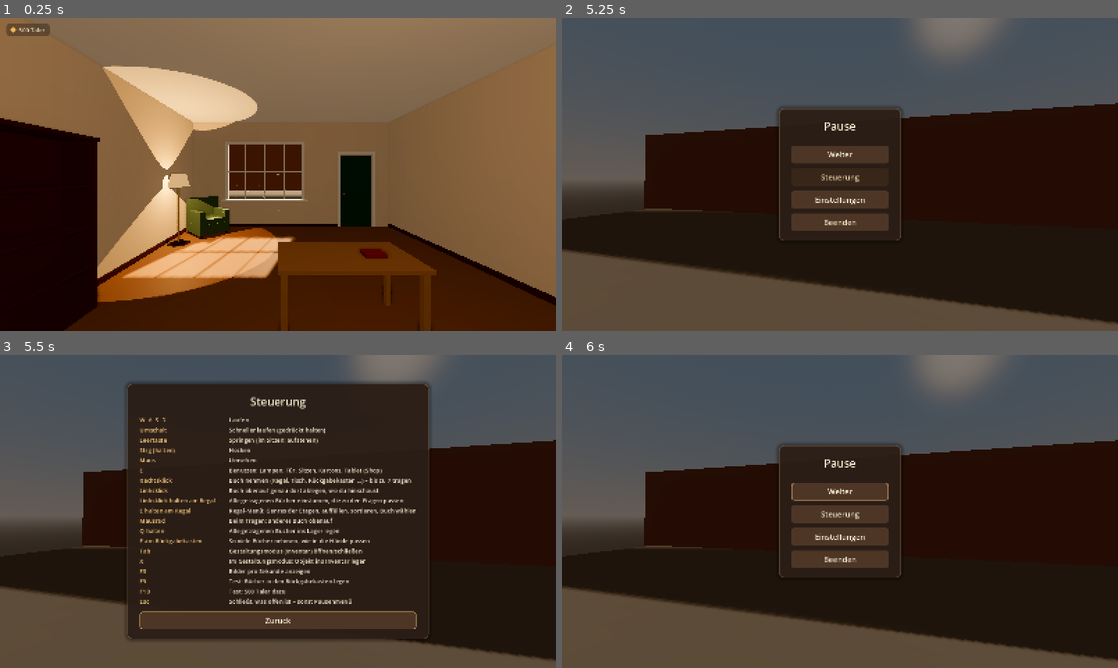
Above: before the commit, frames 1-4 (two rows, left to right).
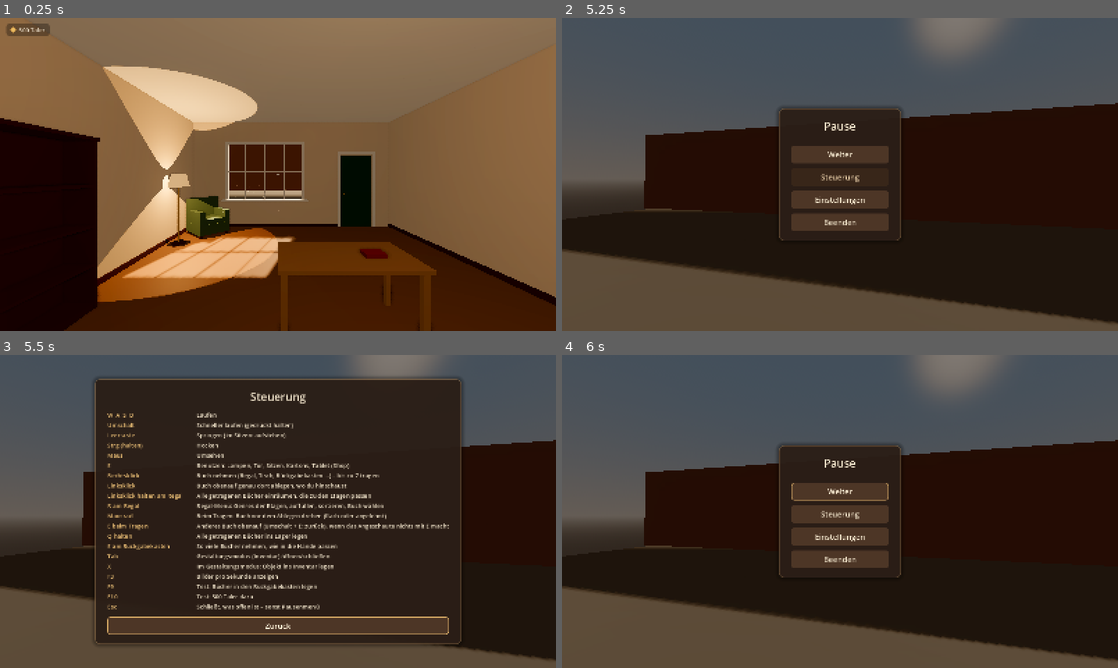
Above: after the commit, the same moments.

Repository: muschel99/Buecherei-Game
Game: Godot game, scene res://scenes/main.tscn
Same seed, same stepped clock (60 frames per second), same inputs: the game is played once before the commit and once after it.
Inputs (mouse positions are in pixels of both pictures, inside the frame that each line leads up to):
- Up to frame 1 (0.25 s): no input
- Up to frame 2 (5.25 s): tap Enter at 0.5 s; move the mouse to (867, 174) at 0.52 s; hold Mouse wheel up (book_rotate) 0.53-1.28 s; hold W (move_forward) 0.53-5.03 s; tap Space (jump) at 0.77, 1.52, 3.02, 3.77, 4.52 s; tap E (interact) at 0.8, 1.35, 2.3, 3.8 s; move the mouse to (812, 174) at 1.27 s; tap Mouse wheel up (book_rotate) at 1.55, 2.85, 4.55 s; move the mouse to (851, 168) at 2.02 s; press the mouse at (851, 168) at 2.03 s; move the mouse to (834, 180) at 2.77 s; release the mouse at (834, 180) at 2.78 s; move the mouse to (878, 177) at 3.52 s; hold Mouse wheel down (book_rotate_back) 3.53-4.28 s; tap R (open_menu) at 4.15 s; move the mouse to (795, 171) at 4.27 s; right-click (795, 171) at 4.35 s; tap Escape (pause) at 4.9 s; move the mouse to (867, 174) at 5.02 s; hold S (move_back) from 5.03 s (still down); hold X (build_delete) from 5.03 s (still down); click (867, 174) at 5.17 s
- Up to frame 3 (5.5 s): keep holding S (move_back); keep holding X (build_delete); tap E (interact) at 5.3 s
- Up to frame 4 (6 s): release S (move_back) at 5.75 s; release X (build_delete) at 5.75 s; click "Zurück" at 5.75 s

Frames 1-2 are identical in both runs. In frame 3, 18% of the frame differs, in the area x 17-84%, y 7-93%; in frame 4, nothing differs.

Commit message:
Etappe 3e, Teil 5: Hinweise und Tastenhilfe
- Tragehinweise am unteren Rand: Ablegen, Einräumen (am Regal),
  Mausrad „Drehen“ (nur wo das Drehen wirkt), E „Blättern“ (bei mehreren
  Büchern und wenn E nichts anderes tut), Q „Lager“
- Neues Symbol: kleine Maus mit hellem Mausrad
- Am Regal unter der Bildmitte: R „Menü“ (ohne Ring)
- Tastenhilfe im Pausenmenü: R am Regal, Mausrad dreht, E blättert
  (Umschalt + E zurück)

Co-Authored-By: Claude Opus 5.5 <noreply@anthropic.com>
Claude-Session: https://claude.ai/code/session_019h7HXfFS3pVv47U8YJjpyf

Diff:
--- a/scenes/ui/pause_menu.tscn
+++ b/scenes/ui/pause_menu.tscn
@@ -139,7 +139,7 @@
 
 [node name="KeyShelf" type="Label" parent="ControlsPanel/VBox/KeyGrid"]
 theme_override_colors/font_color = Color(0.96, 0.78, 0.48, 1)
-text = "E halten am Regal"
+text = "R am Regal"
 
 [node name="ActionShelf" type="Label" parent="ControlsPanel/VBox/KeyGrid"]
 text = "Regal-Menü: Genres der Etagen, auffüllen, sortieren, Buch wählen"
@@ -149,7 +149,14 @@
 text = "Mausrad"
 
 [node name="ActionWheel" type="Label" parent="ControlsPanel/VBox/KeyGrid"]
-text = "Beim Tragen: anderes Buch obenauf"
+text = "Beim Tragen: Buch vor dem Ablegen drehen (flach oder angelehnt)"
+
+[node name="KeyCycle" type="Label" parent="ControlsPanel/VBox/KeyGrid"]
+theme_override_colors/font_color = Color(0.96, 0.78, 0.48, 1)
+text = "E beim Tragen"
+
+[node name="ActionCycle" type="Label" parent="ControlsPanel/VBox/KeyGrid"]
+text = "Anderes Buch obenauf (Umschalt + E: zurück), wenn das Angeschaute nichts mit E macht"
 
 [node name="KeyStore" type="Label" parent="ControlsPanel/VBox/KeyGrid"]
 theme_override_colors/font_color = Color(0.96, 0.78, 0.48, 1)
--- a/scripts/objects/loose_books.gd
+++ b/scripts/objects/loose_books.gd
@@ -251,6 +251,11 @@
 	place(book, plan.transform, plan.support_uid, plan.pose)
 	turn_degrees = 0.0  # das nächste Buch beginnt wieder gerade
 	return true
+
+
+## Wirkt das Mausrad gerade (Vorschau flach oder angelehnt)? Für den Hinweis "Drehen".
+func can_turn() -> bool:
+	return not _plan.is_empty() and _plan.pose in [LooseBook.Pose.FLAT, LooseBook.Pose.OPEN, LooseBook.Pose.LEANING]
 
 
 ## Mausrad: das Buch obenauf vor dem Ablegen drehen (direction +1 / -1). Nur, wenn die
--- a/scripts/ui/hud.gd
+++ b/scripts/ui/hud.gd
@@ -5,8 +5,8 @@
 ## mitgeteilt, welches interaktive Objekt gerade anvisiert wird. Statt Sätzen erscheinen
 ## darunter nur kleine Tastensymbole mit höchstens einem Wort (KeyHints), z. B. [E] Öffnen.
 ## Halte-Aktionen (E halten, Q halten, Linksklick halten) zeigen einen Ring um ihr Symbol.
-## Trage ich Bücher, stehen die Tragehinweise (Ablegen, Einräumen, Lager) klein unten neben
-## dem Bücherstapel (CarryIndicator) – nicht mitten im Bild.
+## Trage ich Bücher, stehen die Tragehinweise (Ablegen, Einräumen, Drehen, Blättern, Lager)
+## klein unten neben dem Bücherstapel (CarryIndicator) – nicht mitten im Bild.
 
 const FADE_TIME := 0.15
 const CROSSHAIR_IDLE_ALPHA := 0.45
@@ -27,6 +27,7 @@
 var _key_hints: KeyHints
 var _seated := false
 var _carry_indicator: CarryIndicator
+var _world_placer: LooseBooks
 var _tween: Tween
 var _money_tween: Tween
 
@@ -81,15 +82,28 @@
 	return hints
 
 
-## Tragehinweise unten neben dem Bücherstapel (nur, wenn ich Bücher trage).
+## Tragehinweise unten neben dem Bücherstapel (nur, wenn ich Bücher trage). Drehen nur, wo
+## das Mausrad wirkt (frei ablegen), Blättern nur bei mehreren Büchern und wenn E nicht
+## gerade etwas anderes tut.
 func _carry_hints() -> Array:
 	if BookStock.carried.is_empty() or _seated:
 		return []
 	var hints := [{"input": "place", "word": "Ablegen"}]
 	if is_instance_valid(_target) and _target.supports_place_all:
 		hints.append({"input": "place_all", "word": "Einräumen"})
+	var placer := _get_world_placer()
+	if placer and placer.can_turn():
+		hints.append({"input": "rotate", "word": "Drehen"})
+	if BookStock.carried.size() > 1 and not (is_instance_valid(_target) and _target.reacts_to_interact()):
+		hints.append({"input": "cycle", "word": "Blättern"})
 	hints.append({"input": "store_hold", "word": "Lager"})
 	return hints
+
+
+func _get_world_placer() -> LooseBooks:
+	if not is_instance_valid(_world_placer):
+		_world_placer = get_tree().get_first_node_in_group(Player.WORLD_PLACER_GROUP) as LooseBooks
+	return _world_placer
 
 
 func _get_carry_indicator() -> CarryIndicator:
--- a/scripts/ui/key_hint_icon.gd
+++ b/scripts/ui/key_hint_icon.gd
@@ -2,10 +2,10 @@
 extends Control
 ## Ein kleines, weiches Tastensymbol für die Hinweise unter der Bildmitte:
 ## eine abgerundete Taste mit Buchstaben (z. B. "E", "Q") oder eine Maus, bei der die linke
-## bzw. rechte Taste hell ist. Halte-Aktionen haben einen feinen Ring, der sich beim
+## bzw. rechte Taste oder das Mausrad hell ist. Halte-Aktionen haben einen feinen Ring, der sich beim
 ## Gedrückthalten füllt (progress).
 
-enum Kind { KEY, MOUSE_LEFT, MOUSE_RIGHT }
+enum Kind { KEY, MOUSE_LEFT, MOUSE_RIGHT, MOUSE_WHEEL }
 
 const ICON_SIZE := 38.0
 const FILL_COLOR := Color(0.12, 0.09, 0.07, 0.42)
@@ -53,6 +53,8 @@
 			var baseline := center.y + (ascent - descent) / 2.0
 			draw_string(font, Vector2(rect.position.x, baseline), key_text, HORIZONTAL_ALIGNMENT_CENTER,
 				rect.size.x, font_size, LINE_COLOR)
+		Kind.MOUSE_WHEEL:
+			_draw_mouse_wheel(center)
 		_:
 			_draw_mouse(center, kind == Kind.MOUSE_LEFT)
 	if is_hold:
@@ -89,3 +91,19 @@
 	draw_colored_polygon(points, BUTTON_COLOR)
 	draw_line(Vector2(body.position.x + 1.0, split_y), Vector2(body.end.x - 1.0, split_y), LINE_COLOR, 1.5, true)
 	draw_line(Vector2(center.x, body.position.y + 1.0), Vector2(center.x, split_y), LINE_COLOR, 1.5, true)
+
+
+## Eine kleine Maus, bei der das Mausrad hell ist (z. B. "Drehen").
+func _draw_mouse_wheel(center: Vector2) -> void:
+	var body := Rect2(center - Vector2(9.0, 12.5), Vector2(18.0, 25.0))
+	var split_y := body.position.y + 10.0
+	_box.set_corner_radius_all(8)
+	draw_style_box(_box, body)
+	draw_line(Vector2(body.position.x + 1.0, split_y), Vector2(body.end.x - 1.0, split_y), LINE_COLOR, 1.5, true)
+	# Das Rad: ein kleiner, heller Steg zwischen den beiden Tasten
+	var wheel := Rect2(Vector2(center.x - 2.5, body.position.y + 3.0), Vector2(5.0, 10.5))
+	var wheel_box := StyleBoxFlat.new()
+	wheel_box.bg_color = BUTTON_COLOR
+	wheel_box.set_corner_radius_all(3)
+	wheel_box.anti_aliasing = true
+	draw_style_box(wheel_box, wheel)
--- a/scripts/ui/key_hints.gd
+++ b/scripts/ui/key_hints.gd
@@ -10,7 +10,9 @@
 ##            "take" (Buch nehmen, Maustaste der Aktion "book_take"),
 ##            "place" (Buch ablegen, Maustaste der Aktion "book_place"),
 ##            "place_all" (Ablegen-Taste halten, mit Ring), "store_hold" (Q halten, mit Ring),
-##            "menu" (Menü öffnen, Taste der Aktion "open_menu", R)
+##            "menu" (Menü öffnen, Taste der Aktion "open_menu", R),
+##            "rotate" (Buch drehen, Mausrad der Aktion "book_rotate"),
+##            "cycle" (durch die Bücher in der Hand blättern, E)
 ## Wie viel zu sehen ist, stellt der Spieler im Pausenmenü unter Einstellungen → "Hinweise"
 ## ein (Aus, Nur Symbole, Symbol mit Wort; siehe Settings).
 
@@ -90,6 +92,10 @@
 				_setup_icon(icon, "store_books", true)
 			"menu":
 				_setup_icon(icon, "open_menu", false)
+			"rotate":
+				_setup_icon(icon, "book_rotate", false)
+			"cycle":
+				_setup_icon(icon, "interact", false)
 			_:
 				_setup_icon(icon, "interact", input == "interact_hold")
 		item.add_child(icon)
@@ -116,14 +122,20 @@
 	_tween.tween_property(self, "modulate:a", alpha, FADE_TIME)
 
 
-## Symbol passend zur Taste einer Aktion: Maus links/rechts oder eine Taste mit Buchstaben.
+## Symbol passend zur Taste einer Aktion: Maus links/rechts, Mausrad oder eine Taste mit
+## Buchstaben.
 ## So stimmen die Symbole auch, wenn die Tasten später anders belegt werden.
 static func _setup_icon(icon: KeyHintIcon, action: StringName, hold: bool) -> void:
 	icon.is_hold = hold
 	for event in InputMap.action_get_events(action):
 		if event is InputEventMouseButton:
-			icon.kind = KeyHintIcon.Kind.MOUSE_RIGHT if event.button_index == MOUSE_BUTTON_RIGHT \
-				else KeyHintIcon.Kind.MOUSE_LEFT
+			match event.button_index:
+				MOUSE_BUTTON_RIGHT:
+					icon.kind = KeyHintIcon.Kind.MOUSE_RIGHT
+				MOUSE_BUTTON_WHEEL_UP, MOUSE_BUTTON_WHEEL_DOWN:
+					icon.kind = KeyHintIcon.Kind.MOUSE_WHEEL
+				_:
+					icon.kind = KeyHintIcon.Kind.MOUSE_LEFT
 			return
 	icon.kind = KeyHintIcon.Kind.KEY
 	icon.key_text = _key_name(action)
